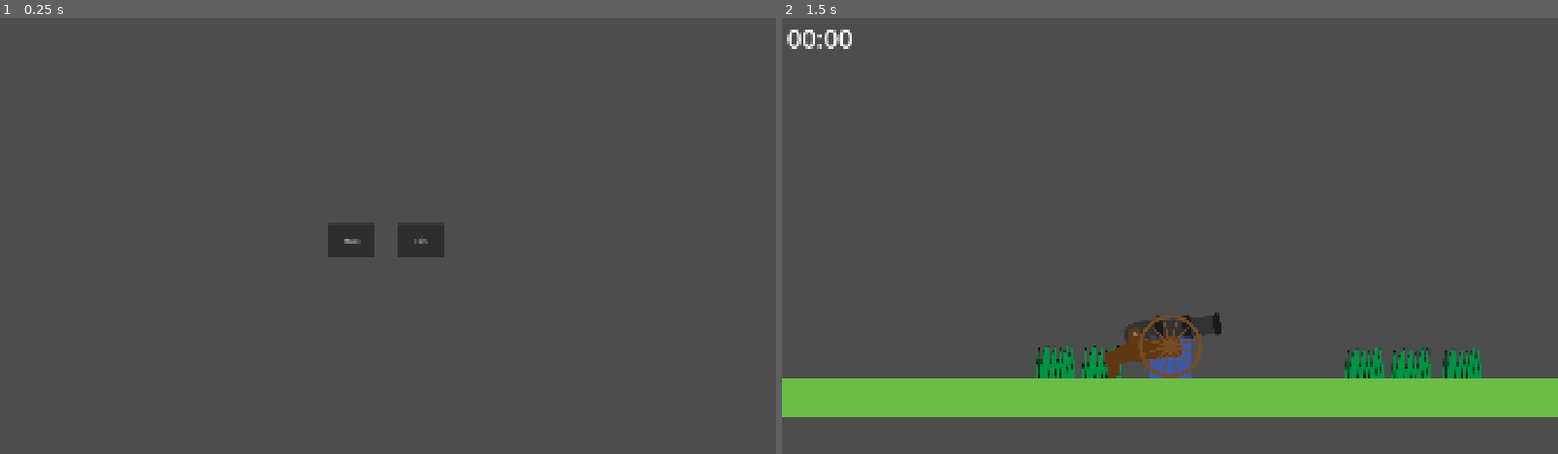
Above: before the commit, frames 1-2 (left to right).
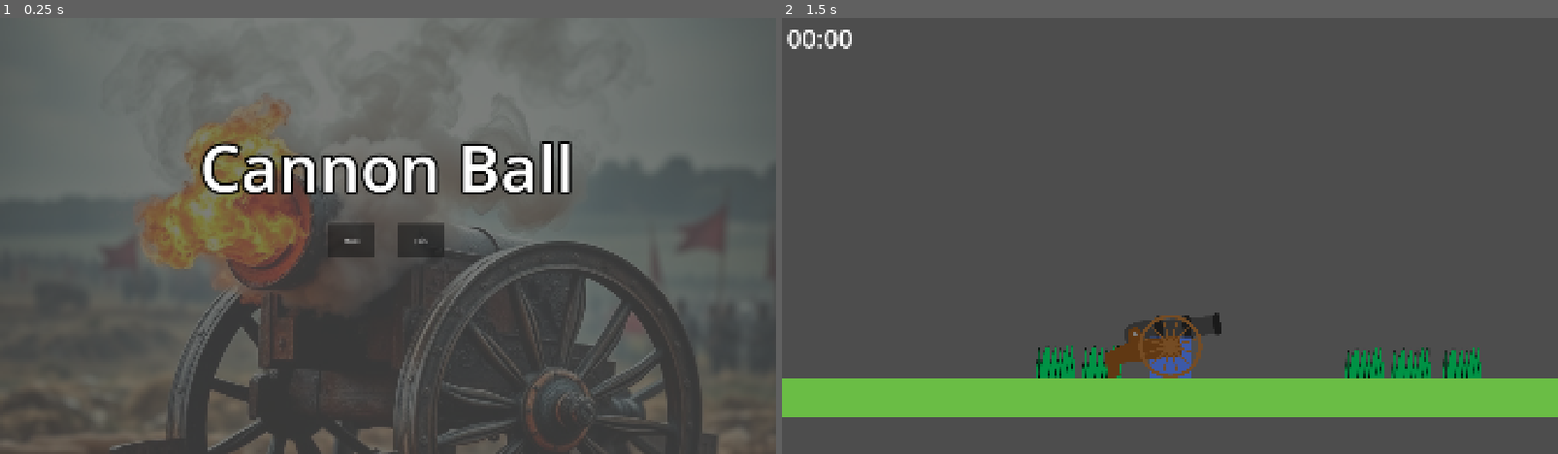
Above: after the commit, the same moments.

Repository: JasontreksC/CannonBall
Game: Godot game, scene res://Scene/cannon_ball.tscn
Two runs of this game, one before a commit and one after it. Both use one fixed random seed, a clock stepped at 60 frames per second and the inputs below.
Inputs (mouse positions are in pixels of both pictures, inside the frame that each line leads up to):
- Up to frame 1 (0.25 s): no input
- Up to frame 2 (1.5 s): tap Enter at 0.5 s; move the mouse to (1340, 214) at 0.52 s; hold D (right) 0.53-1.25 s; tap F (aim) at 0.6 s; click "Host" at 1.25 s

The runs differ from the first frame. In frame 1, 42% of the frame differs, in the area x 0-99%, y 0-100%; in frame 2, nothing differs.

Commit message:
feat: 로비 화면 이미지 추가

Diff:
--- a/CannonBall/Scene/lobby.tscn
+++ b/CannonBall/Scene/lobby.tscn
@@ -1,6 +1,13 @@
-[gd_scene load_steps=2 format=3 uid="uid://de3nn3cvbodox"]
+[gd_scene load_steps=3 format=3 uid="uid://de3nn3cvbodox"]
 
 [ext_resource type="Script" uid="uid://b7esdjs83v8m4" path="res://Script/lobby.gd" id="1_d31jc"]
+[ext_resource type="Texture2D" uid="uid://dl5rf8v2lm6mo" path="res://Asset/lobby_image.png" id="2_q1h5c"]
 
 [node name="Lobby" type="Node2D"]
 script = ExtResource("1_d31jc")
+
+[node name="Sprite2D" type="Sprite2D" parent="."]
+modulate = Color(1, 1, 1, 0.27451)
+scale = Vector2(1.88, 1.88)
+texture = ExtResource("2_q1h5c")
+offset = Vector2(512, 288)
--- a/CannonBall/Scene/lobby_ui.tscn
+++ b/CannonBall/Scene/lobby_ui.tscn
@@ -1,6 +1,11 @@
-[gd_scene load_steps=2 format=3 uid="uid://dn2qylqxk6ojv"]
+[gd_scene load_steps=3 format=3 uid="uid://dn2qylqxk6ojv"]
 
 [ext_resource type="Script" uid="uid://bfi6kxt5fyfm" path="res://Script/lobby_ui.gd" id="1_hlk56"]
+
+[sub_resource type="LabelSettings" id="LabelSettings_hlk56"]
+font_size = 160
+outline_size = 25
+outline_color = Color(0, 0, 0, 1)
 
 [node name="LobbyUI" type="Control"]
 layout_mode = 3
@@ -42,5 +47,14 @@
 grow_vertical = 2
 text = "Join"
 
+[node name="Label" type="Label" parent="."]
+layout_mode = 0
+offset_left = 493.0
+offset_top = 257.0
+offset_right = 1419.0
+offset_bottom = 476.0
+text = "Cannon Ball"
+label_settings = SubResource("LabelSettings_hlk56")
+
 [connection signal="pressed" from="BT_Host" to="." method="_on_bt_host_pressed"]
 [connection signal="pressed" from="BT_Join" to="." method="_on_bt_join_pressed"]
Binary file added: CannonBall/Asset/lobby_image.png
Not shown, added: CannonBall/Asset/lobby_image.png.import
